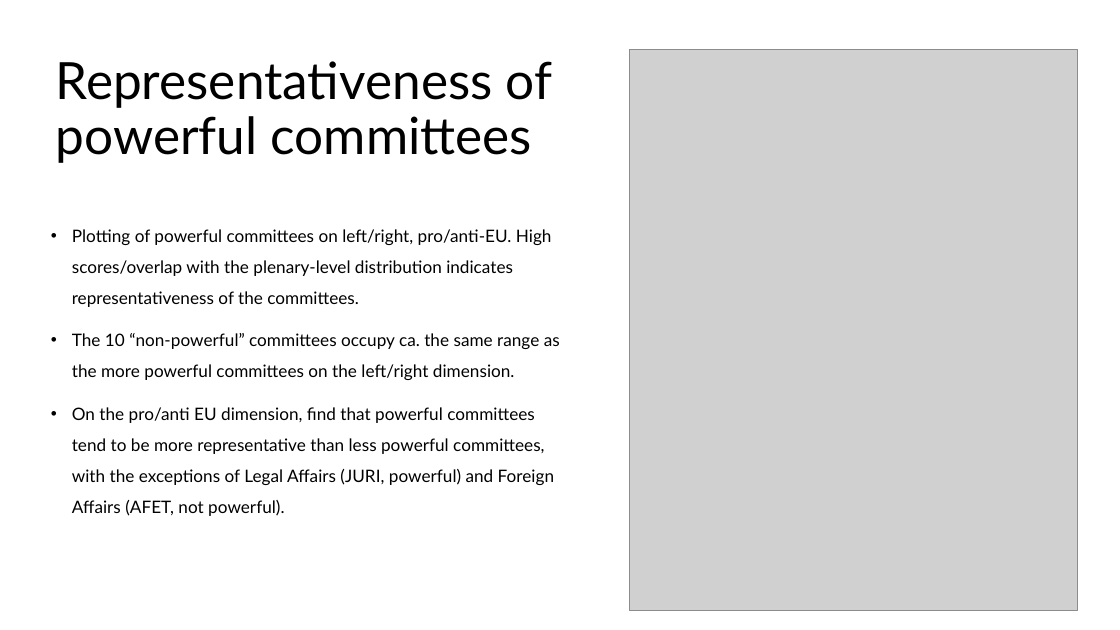
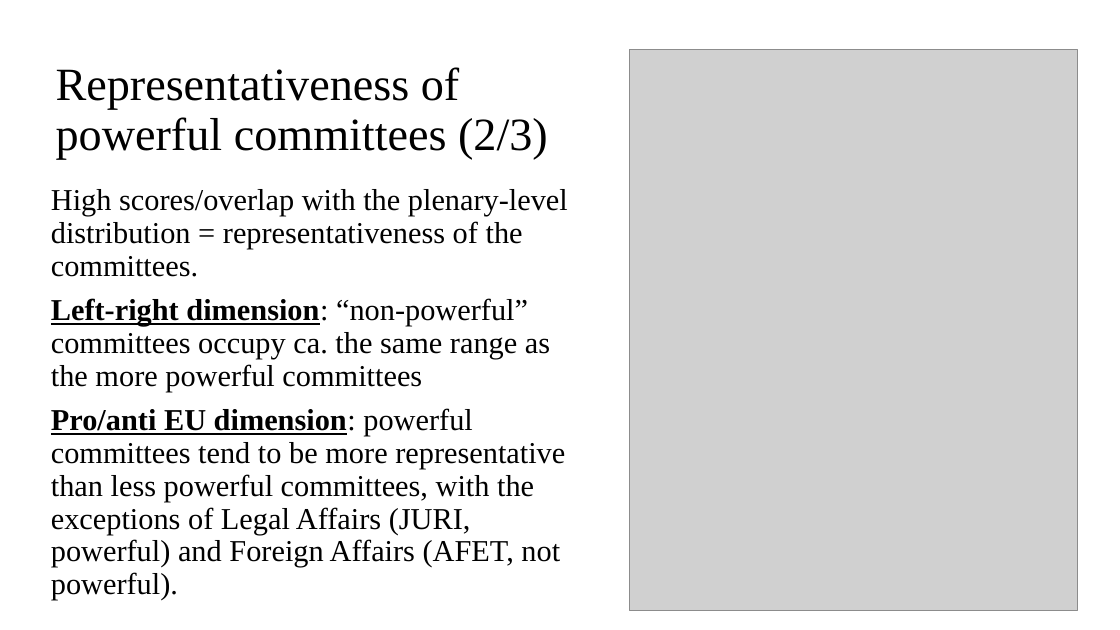
Before and after one commit to kachurm-dev/StatsII_2026, a slide deck: slide 7 of replication/KACHUR_Presentation_Replication.pptx (slide 8 before the commit). Drawn at 1120x630 pixels with LibreOffice and Linux fonts; fonts in the diff are those of the drawing; grey boxes stand for pictures. Boxes give left, top, right and bottom in pixels: in the first picture for what was removed or moved away, otherwise in the second. Text is boxed around its words. In the diff, an @@ line names an element or a change of style, - is before the commit and + after.

```diff
--- a/replication/KACHUR_Presentation_Replication.pptx
+++ b/replication/KACHUR_Presentation_Replication.pptx
@@ title at (56, 67, 548, 159): text changed; size 44 to 39.6 pt; font Lato to Times New Roman @@
-Representativeness of powerful committees
+Representativeness of powerful committees (2/3)
@@ text at (51, 189, 568, 600): text changed; size 14.8 to 26 pt; font Lato to Times New Roman @@
-• Plotting of powerful committees on left/right, pro/anti-EU. High scores/overlap with the plenary-level distribution indicates representativeness of the committees.
-• The 10 “non-powerful” committees occupy ca. the same range as the more powerful committees on the left/right dimension.
-• On the pro/anti EU dimension, find that powerful committees tend to be more representative than less powerful committees, with the exceptions of Legal Affairs (JURI, powerful) and Foreign Affairs (AFET, not powerful).
+High scores/overlap with the plenary-level distribution = representativeness of the committees.
+Left-right dimension: “non-powerful” committees occupy ca. the same range as the more powerful committees
+Pro/anti EU dimension: powerful committees tend to be more representative than less powerful committees, with the exceptions of Legal Affairs (JURI, powerful) and Foreign Affairs (AFET, not powerful).
```
Also in this commit, not shown: 9 other slides changed, 4 slides added, 3 slides removed, 2 other files.
